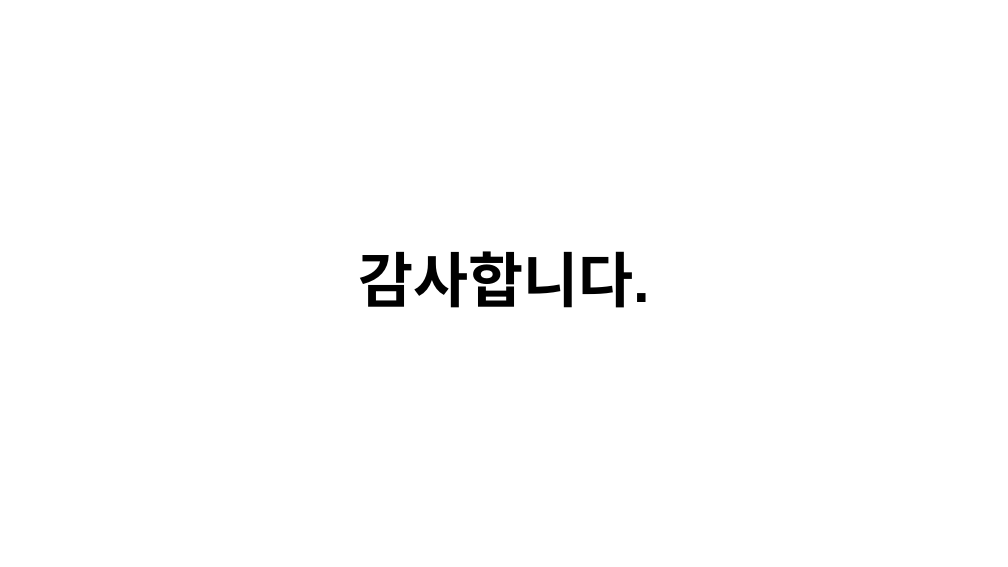
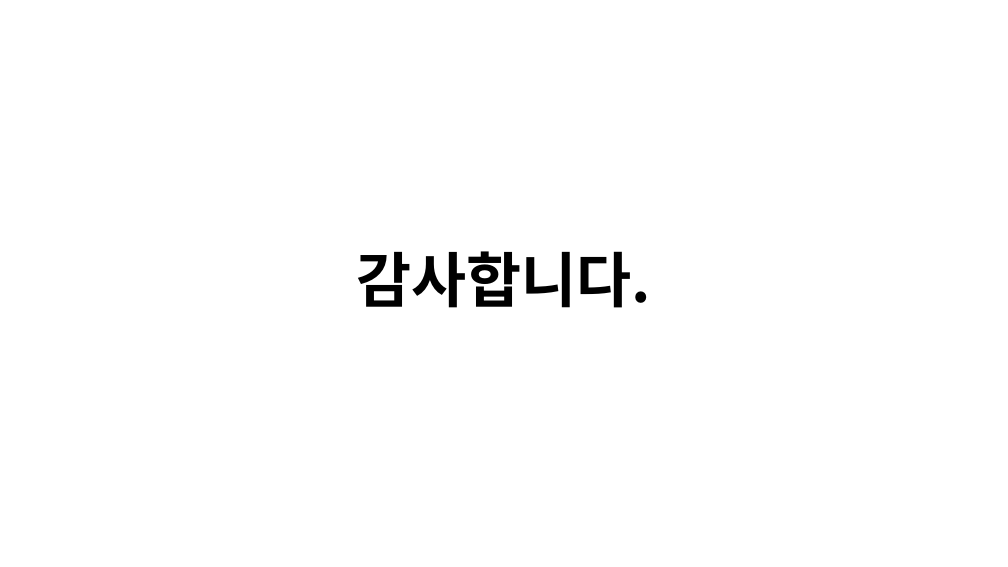
Before and after one commit to frypanegg/AI_PJT, a slide deck: slide 11 of Org_health_diag/docs/2026_조직건강도_AI_Agent_수행결과.pptx. Drawn at 1008x567 pixels with LibreOffice and Linux fonts; fonts in the diff are those of the drawing; background and template pictures are left out. Boxes give left, top, right and bottom in pixels: in the first picture for what was removed or moved away, otherwise in the second. Text is boxed around its words. In the diff, an @@ line names an element or a change of style, - is before the commit and + after.

```diff
--- a/Org_health_diag/docs/2026_조직건강도_AI_Agent_수행결과.pptx
+++ b/Org_health_diag/docs/2026_조직건강도_AI_Agent_수행결과.pptx
@@ title "감사합니다." at <box>357,251,652,308</box>: font Arial to Noto Sans CJK KR @@
```
Also in this commit, not shown: 1 other slide changed.
